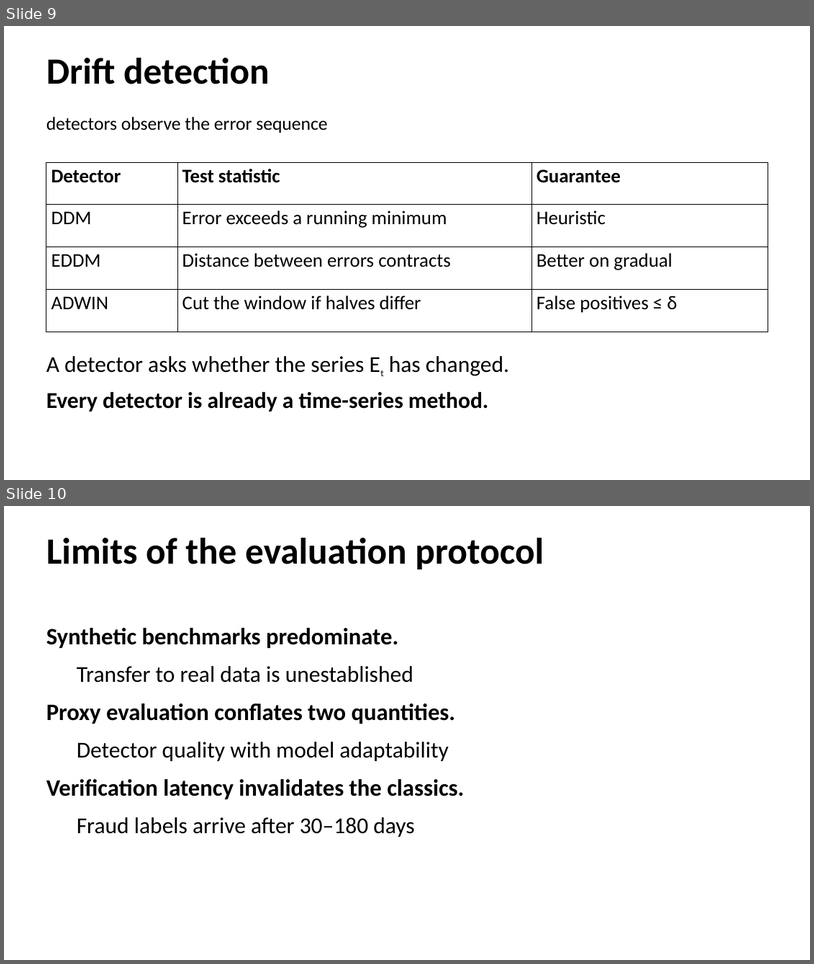
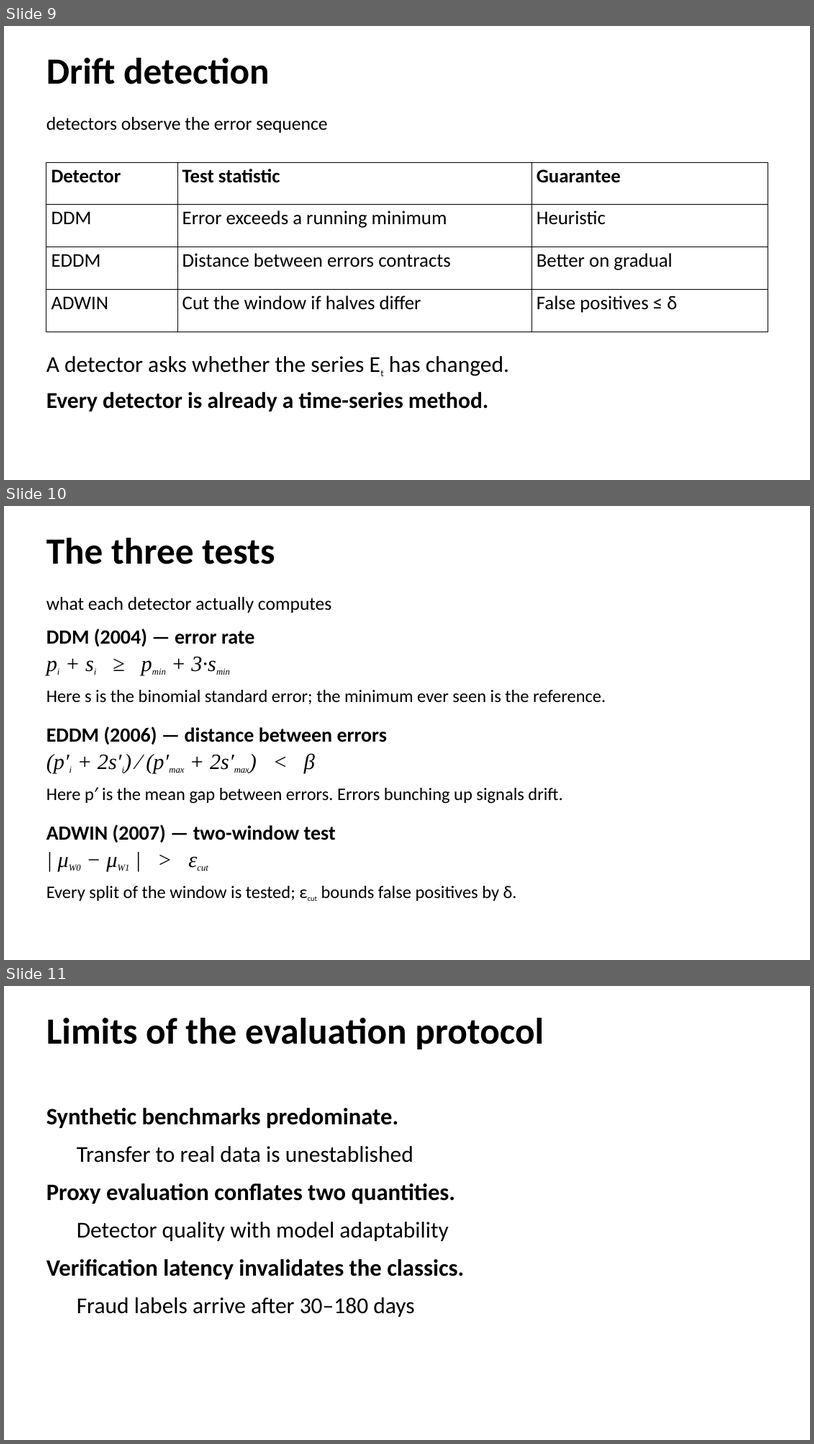
Before and after one commit to phuong0111/time-series-research, a slide deck: data-drift/seminar.pptx. Shown one above the other, each under a label of ours: slides 9 and 10 before the commit, slides 9, 10 and 11 after it. The pictures are 814x964 and 814x1444 pixels, drawn with LibreOffice and Linux fonts; fonts in the diff are those of the drawing. Boxes give left, top, right and bottom in pixels: in the first picture for what was removed or moved away, otherwise in the second. Text is boxed around its words. In the diff, an @@ line names an element or a change of style, - is before the commit and + after.

```diff
--- a/data-drift/seminar.pptx
+++ b/data-drift/seminar.pptx
@@ slide 10 added at (4,506,810,960), background #FFFFFF @@
@@ text added at (46,538,275,564), 44 pt, text #000000, bold @@
+The three tests
@@ text added at (46,597,332,613), 22 pt, text #000000 @@
+what each detector actually computes
@@ text added at (46,628,255,646), 24 pt, text #000000, bold @@
+DDM (2004) — error rate
@@ text added at (191,656,216,672), 26 pt, text #000000, italic @@
+pi + si ≥ pmin + 3·smin
@@ text added at (46,690,606,704), 21 pt, text #000000 @@
+Here s is the binomial standard error; the minimum ever seen is the reference.
@@ text added at (46,726,387,744), 24 pt, text #000000, bold @@
+EDDM (2006) — distance between errors
@@ text added at (46,753,315,774), 26 pt, text #000000, italic @@
+(p′i + 2s′i) ⁄ (p′max + 2s′max) < β
@@ text added at (46,788,563,803), 21 pt, text #000000 @@
+Here p′ is the mean gap between errors. Errors bunching up signals drift.
@@ text added at (46,824,336,842), 24 pt, text #000000, bold @@
+ADWIN (2007) — two-window test
@@ text added at (46,845,768,894), 26 pt, text #000000, italic @@
+| μW0 − μW1 | > εcut
@@ text added at (46,885,517,901), 21 pt, text #000000 @@
+Every split of the window is tested; εcut bounds false positives by δ.
@@ what was slide 10 is now slide 11 @@
```
Also in this commit, not shown: 1 other file.
